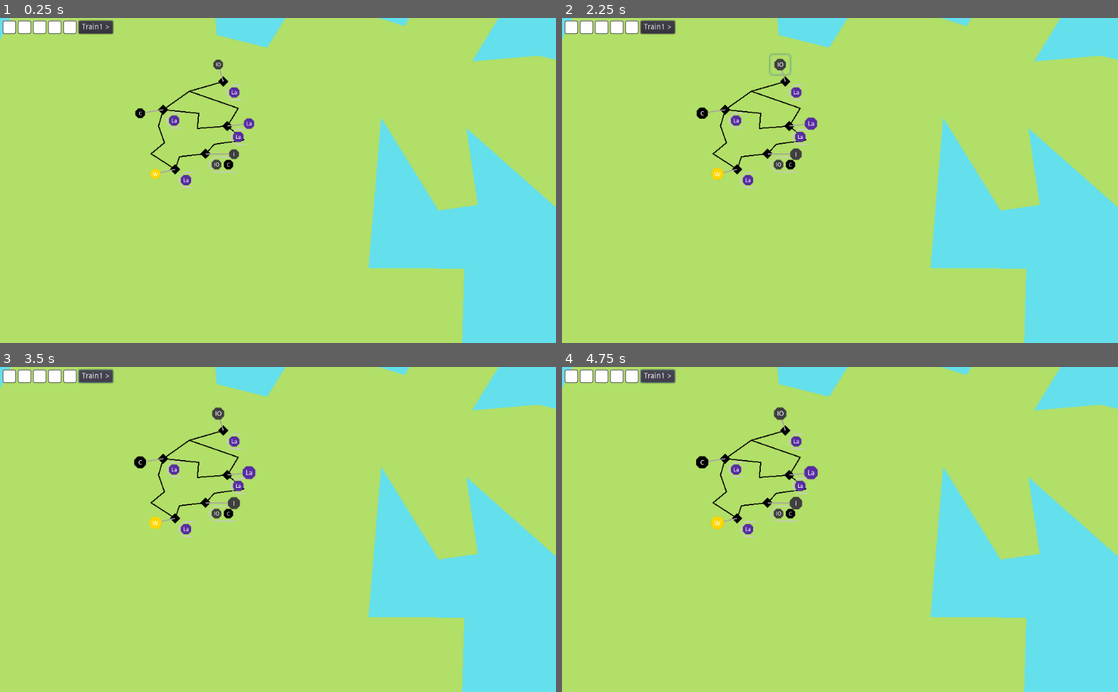
Above: before the commit, frames 1-4 (two rows, left to right).
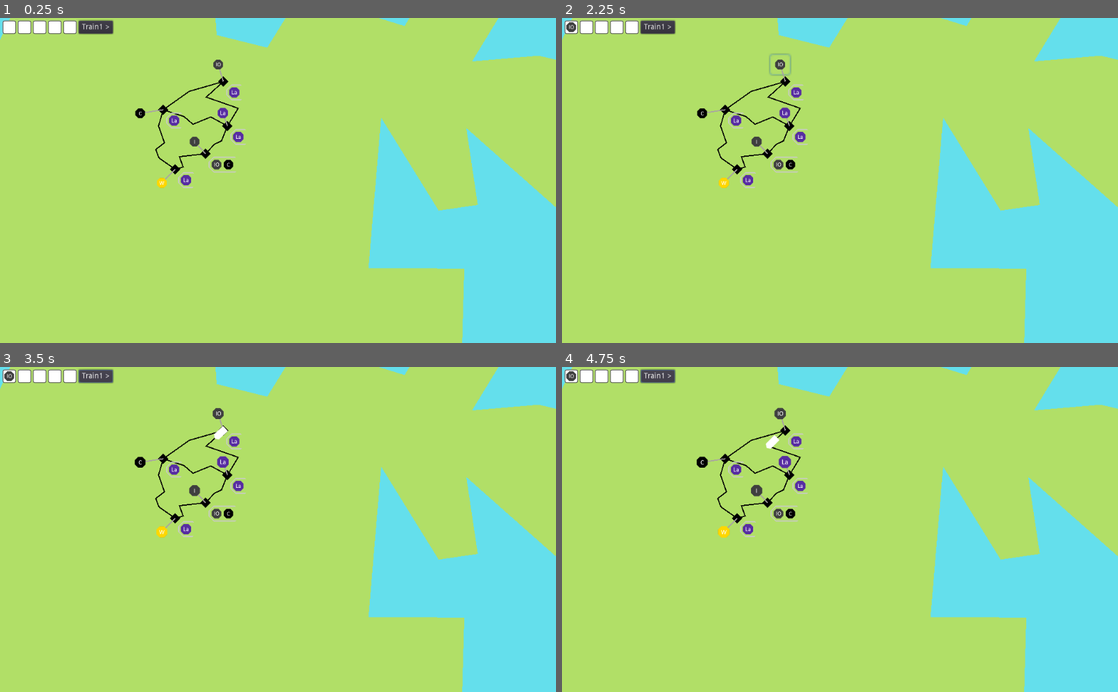
Above: after the commit, the same moments.

Repository: LeBoku/supply-chained
Game: Godot game, scene res://Game.tscn
Same seed, same stepped clock (60 frames per second), same inputs: the game is played once before the commit and once after it.
Inputs (mouse positions are in pixels of both pictures, inside the frame that each line leads up to):
- Up to frame 1 (0.25 s): no input
- Up to frame 2 (2.25 s): click "Train1 >" at 0.5 s; click (778, 63) at 1.27 s; click (778, 63) at 2.02 s
- Up to frame 3 (3.5 s): click "Train1 >" at 2.75 s
- Up to frame 4 (4.75 s): click (778, 412) at 3.52 s; click "Train1 >" at 4.25 s

The runs differ from the first frame. In frame 1, 0.6% of the frame differs, in the area x 27-46%, y 20-53%; in frame 2, 0.8%; in frame 3, 0.9%; in frame 4, 0.9%, in the area x 0-46%, y 1-53%.

Commit message:
implemented simplistic pathfinding

Diff:
--- a/supply-chained/Game.tscn
+++ b/supply-chained/Game.tscn
@@ -46,7 +46,7 @@
 }
 
 [node name="Rail4" parent="Map" instance=ExtResource( 3 )]
-points = PoolVector2Array( 149.333, 160.666, 118.333, 167.666, 163.333, 183.333, 152.894, 201.319 )
+points = PoolVector2Array( 149.333, 160.666, 133.897, 173.058, 163.333, 183.333, 152.894, 201.319 )
 
 [node name="IronMine" parent="Map" instance=ExtResource( 2 )]
 position = Vector2( 149.667, 158.667 )
@@ -66,38 +66,38 @@
 produces = "coal"
 
 [node name="Rail" parent="Map" instance=ExtResource( 3 )]
-points = PoolVector2Array( 153.524, 200.69, 125.806, 201.949, 127, 188, 94, 184.666 )
+points = PoolVector2Array( 153.524, 200.69, 138.102, 191.347, 121.695, 198.106, 113.454, 190.989, 94, 184.666 )
 
 [node name="Town" parent="Map" instance=ExtResource( 2 )]
 position = Vector2( 153.46, 199.748 )
 
 [node name="Labor" parent="Map/Town" instance=ExtResource( 8 )]
-position = Vector2( 19.8526, -2.24747 )
+position = Vector2( -4.22884, -12.0584 )
 produces = "labor"
 
 [node name="Rail1" parent="Map" instance=ExtResource( 3 )]
-points = PoolVector2Array( 133.366, 225.888, 109.218, 228.032, 104.667, 239 )
+points = PoolVector2Array( 133.366, 225.888, 109.218, 228.032, 112.665, 237.596, 104.667, 239 )
 
 [node name="Smelter" parent="Map" instance=ExtResource( 2 )]
 position = Vector2( 133.333, 225.333 )
 requires = PoolStringArray( "iron-ore", "coal" )
 
 [node name="Iron" parent="Map/Smelter" instance=ExtResource( 8 )]
-position = Vector2( 26.129, 0.356285 )
+position = Vector2( -10.1418, -11.2385 )
 produces = "iron"
 
 [node name="Rail5" parent="Map" instance=ExtResource( 3 )]
-points = PoolVector2Array( 133.444, 225.105, 141.432, 216.556, 168.618, 212.681, 152.364, 200.439 )
+points = PoolVector2Array( 133.444, 225.105, 141.432, 216.556, 147.982, 213.421, 152.364, 200.439 )
 
 [node name="Farm" parent="Map" instance=ExtResource( 2 )]
 position = Vector2( 105.333, 239.667 )
 
 [node name="Farm" parent="Map/Farm" instance=ExtResource( 8 )]
-position = Vector2( -18.2686, 4.24043 )
+position = Vector2( -12.3226, 12.5649 )
 produces = "wheat"
 
 [node name="Rail2" parent="Map" instance=ExtResource( 3 )]
-points = PoolVector2Array( 104.667, 239.666, 83.1881, 225.362, 95.4242, 215.128, 90, 199.666, 92.6667, 184.666 )
+points = PoolVector2Array( 104.667, 239.666, 90.381, 229.187, 87.4378, 221.409, 95.4242, 215.128, 90, 199.666, 92.6667, 184.666 )
 
 [node name="Train1" type="Polygon2D" parent="."]
 visible = false
--- a/supply-chained/route-builder/RouteBuilder.gd
+++ b/supply-chained/route-builder/RouteBuilder.gd
@@ -3,6 +3,7 @@
 signal route_finalized
 
 const Route = preload("res://router/Route.tscn");
+const Sorter = preload("res://util/Sorter.gd");
 
 var active = false
 var steps = []
@@ -19,6 +20,10 @@
 func add_step(station: Station, production: Production):
 	enable_stops(false)
 
+	if len(steps) > 0:
+		for intermediate_station in get_steps_between(steps[-1][0], station):
+			steps.append([intermediate_station, []])
+
 	if len(steps) > 0 and station == steps[-1][0]:
 		steps[-1][1].append(production)
 		enable_stops(true)
@@ -34,3 +39,20 @@
 	for p in get_tree().get_nodes_in_group('Production'):
 		var production := p as Production
 		production.set_enabled(enabled)
+
+func get_steps_between(stationA: Station, stationB: Station, intermediate_stations:Array = []):
+	var connections = stationA.get_connected_stations()
+
+	if not connections.has(stationB):
+		var possibilities = []
+
+		for station in connections:
+			if not intermediate_stations.has(station):
+				possibilities.append(get_steps_between(station,stationB, intermediate_stations + [station]))
+
+		possibilities.sort_custom(Sorter, "sort_by_array_length")
+
+		if len(possibilities) > 0:
+			intermediate_stations += possibilities[0]
+
+	return intermediate_stations
--- a/supply-chained/router/Route.gd
+++ b/supply-chained/router/Route.gd
@@ -15,12 +15,14 @@
 	var step_index = 0
 
 	while is_instance_valid(self):
-		var step =steps[step_index]
-		yield(handle_pickups(step[0], step[1]), 'completed')
+		var step = steps[step_index]
+
+		if len(step[1])>0:
+			yield(handle_pickups(step[0], step[1]), 'completed')
 
 		var next_index = step_index + 1
-		if next_index > len(steps)-1:
-			next_index=0
+		if next_index > len(steps) - 1:
+			next_index = 0
 
 		yield(travel(steps[step_index][0], steps[next_index][0]), 'completed')
 		step_index = next_index
@@ -39,4 +41,5 @@
 
 	for production in productions.slice(0, carrier.get_remaining_capacity()):
 		yield(carrier.add_cargo(production.produces), 'completed')
+
 	carrier.update_cargo()
--- /dev/null
+++ b/supply-chained/util/Sorter.gd
@@ -0,0 +1,2 @@
+static func sort_by_array_length(a,b):
+	return len(a) < len(b)
